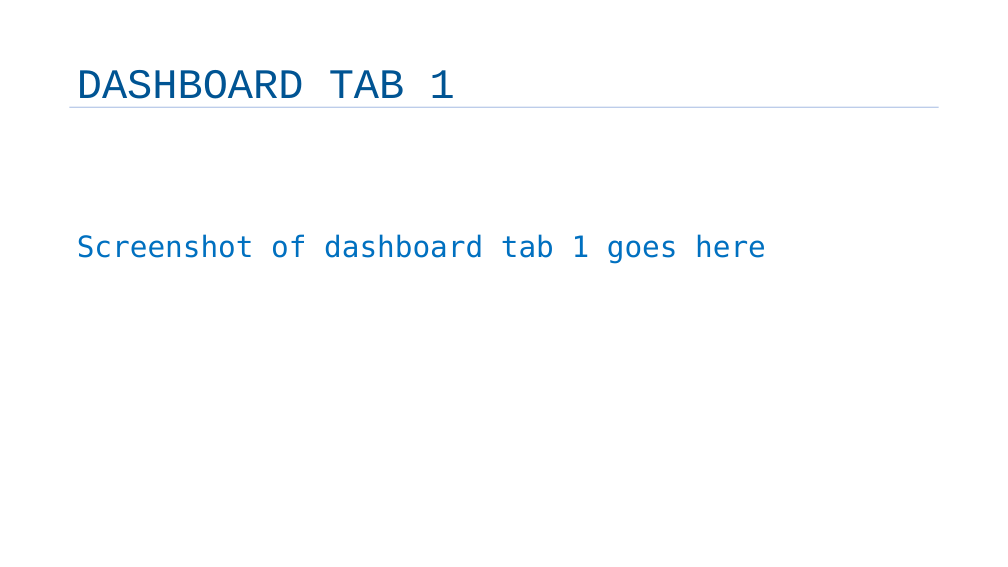
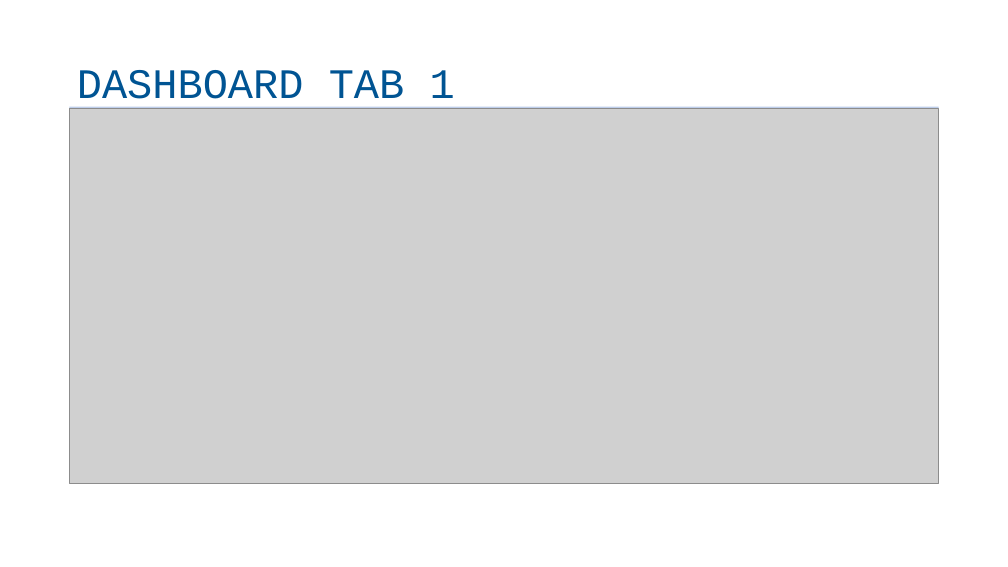
Before and after one commit to aakashpokkanayil/Data_Science_Prep, a slide deck: slide 12 of Components/ML/IBM Data Analyst Capstone Project/Final-capstone-story-template.pptx. Drawn at 1008x567 pixels with LibreOffice and Linux fonts; fonts in the diff are those of the drawing; grey boxes stand for pictures; background and template pictures are left out. Boxes give left, top, right and bottom in pixels: in the first picture for what was removed or moved away, otherwise in the second. Text is boxed around its words. In the diff, an @@ line names an element or a change of style, - is before the commit and + after.

```diff
--- a/Components/ML/IBM Data Analyst Capstone Project/Final-capstone-story-template.pptx
+++ b/Components/ML/IBM Data Analyst Capstone Project/Final-capstone-story-template.pptx
@@ picture added at <box>70,109,939,483</box> @@
@@ text removed at <box>77,234,766,263</box> @@
-Screenshot of dashboard tab 1 goes here
```
Also in this commit, not shown: 9 other slides changed, 3 other files.
